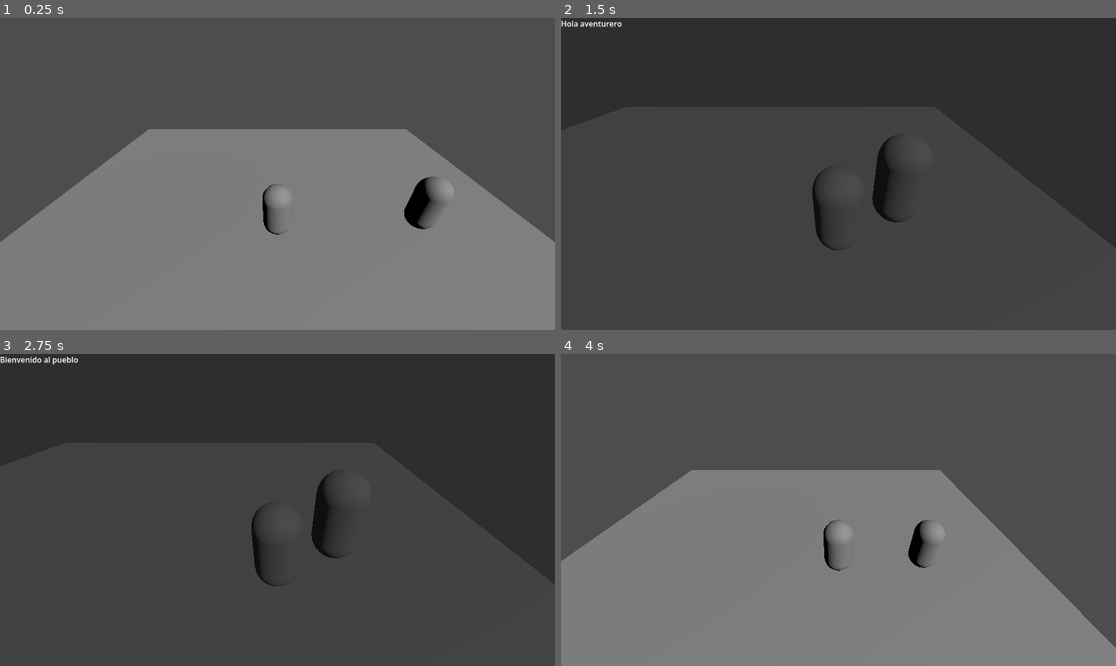
Above: before the commit, frames 1-4 (two rows, left to right).
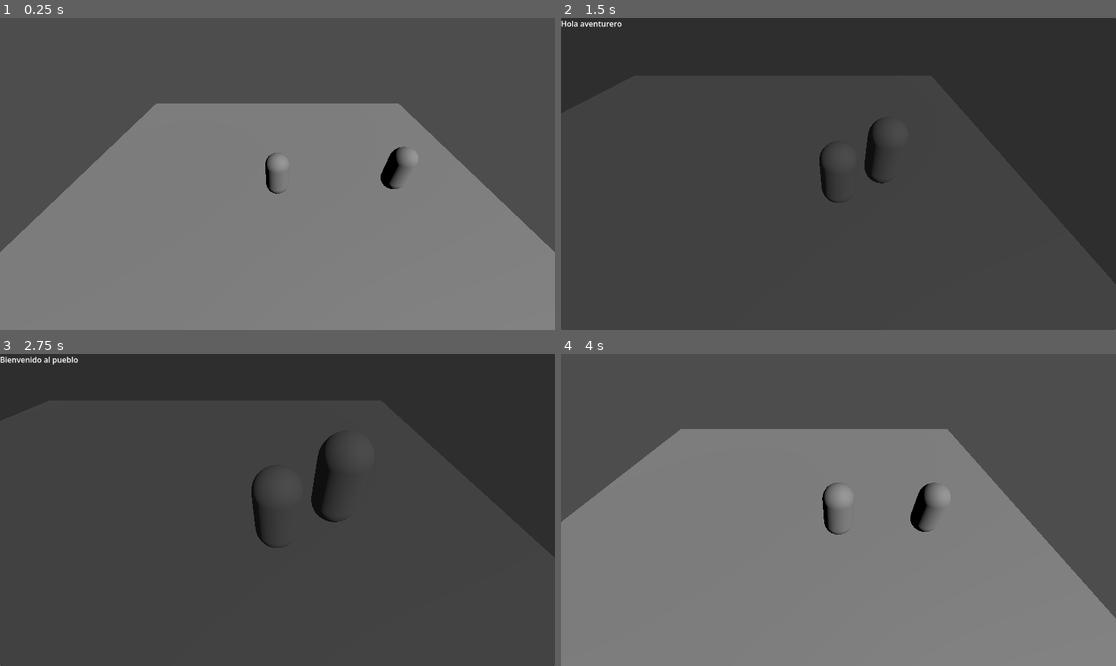
Above: after the commit, the same moments.

Repository: horangelmillan/godot_proyect
Game: Godot game, scene res://Main.tscn
The game is run twice, just before and just after one commit, with the same random seed, the same clock (stepped at 60 frames per second) and the same inputs.
Inputs:
- Up to frame 1 (0.25 s): no input
- Up to frame 2 (1.5 s): tap Enter (ui_accept) at 0.5, 0.77 s; hold Right (ui_right) 0.53-1.28 s; tap E (interact) at 0.6, 1.35 s; hold Down (ui_down) from 1.28 s (still down)
- Up to frame 3 (2.75 s): tap Enter (ui_accept) at 1.52 s; release Down (ui_down) at 2.03 s; hold Right (ui_right) from 2.03 s (still down); tap E (interact) at 2.1 s
- Up to frame 4 (4 s): tap Enter (ui_accept) at 2.75, 3.02, 3.77 s; release Right (ui_right) at 2.78 s; hold Up (ui_up) 2.78-3.53 s; tap E (interact) at 2.85, 3.6 s; hold Left (ui_left) from 3.53 s (still down)

The runs differ from the first frame. In frame 1, 6.7% of the frame differs, in the area x 0-100%, y 27-76%; in frame 2, 1.4%; in frame 3, 1.2%; in frame 4, 15%, in the area x 0-100%, y 24-95%.

Commit message:
Smooth dialogue camera transitions

Diff:
--- a/nuevo-proyecto-de-juego/camera_3d.gd
+++ b/nuevo-proyecto-de-juego/camera_3d.gd
@@ -4,6 +4,7 @@
 
 var exploration_offset = Vector3(0, 5, 5)
 var dialogue_offset = Vector3(0, 3, 3)
+var follow_speed = 5.0
 
 var current_offset = exploration_offset
 
@@ -22,5 +23,15 @@
 # Called every frame. 'delta' is the elapsed time since the previous frame.
 func _process(delta: float) -> void:
 	if player:
-		global_position = player.global_position + current_offset
+		var target_position = player.global_position + current_offset
+
+		global_position = global_position.lerp(
+			target_position,
+			delta * follow_speed
+		)
+
+		look_at(
+			player.global_position,
+			Vector3.UP
+		)
 	pass
